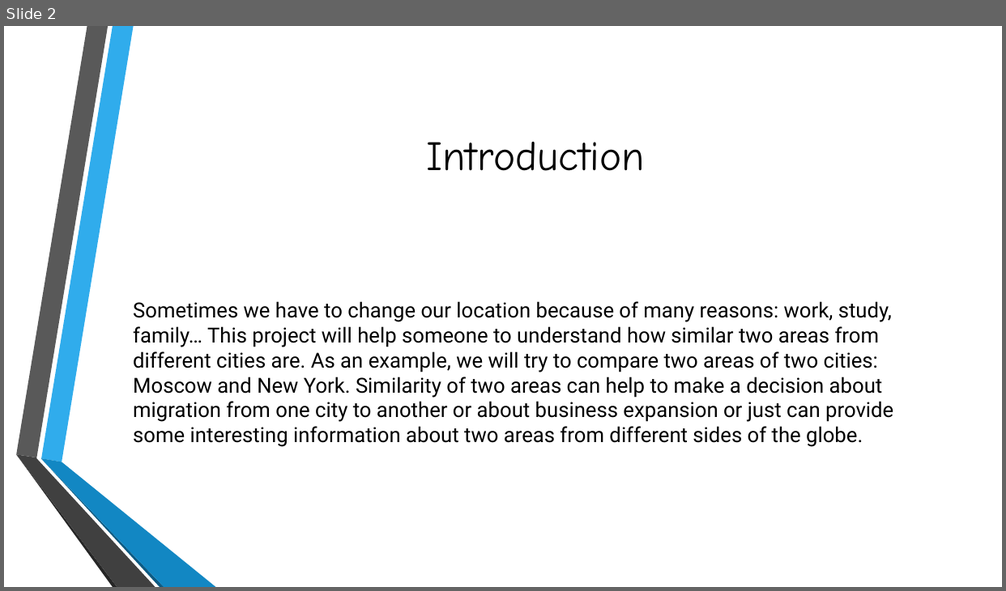
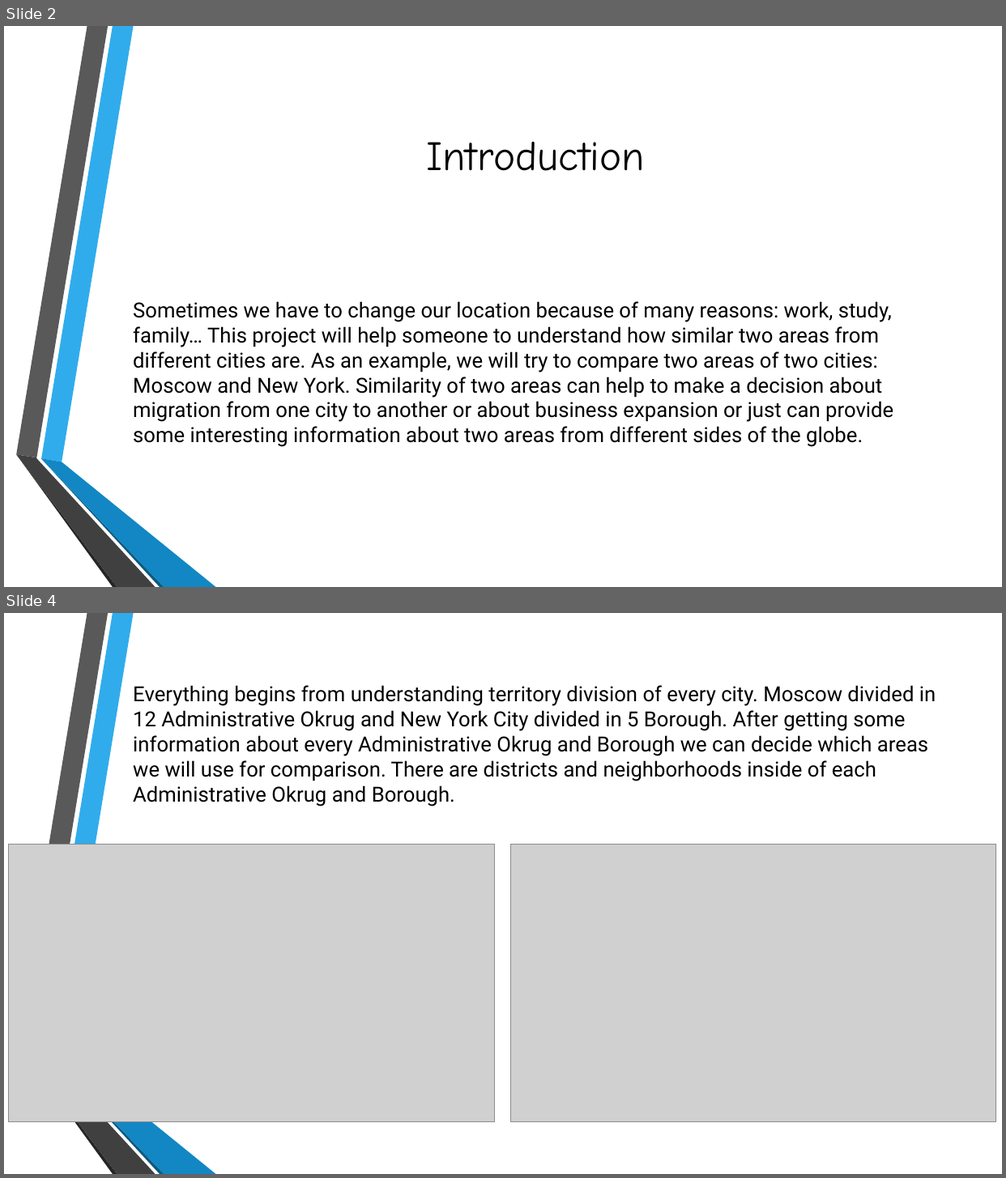
Before and after one commit to xzeqtr/Coursera_IBM_Data_Science, a slide deck: Final/Final.pptx. Shown one above the other, each under a label of ours: slide 2 before the commit, slides 2 and 4 after it; the slides between them are not shown. The pictures are 1006x591 and 1006x1178 pixels, drawn with LibreOffice and Linux fonts; fonts in the diff are those of the drawing; grey boxes stand for pictures; background and template pictures are left out. Boxes give left, top, right and bottom in pixels: in the first picture for what was removed or moved away, otherwise in the second. Text is boxed around its words. In the diff, an @@ line names an element or a change of style, - is before the commit and + after.

```diff
--- a/Final/Final.pptx
+++ b/Final/Final.pptx
@@ slide 4 added at (x1=4, y1=613, x2=1002, y2=1174), background picture (left out); not listed: 6 template elements that a slide beside it also shows @@
@@ text added at (x1=133, y1=685, x2=936, y2=807), 20 pt, text #000000 @@
+Everything begins from understanding territory division of every city. Moscow divided in 12 Administrative Okrug and New York City divided in 5 Borough. After getting some information about every Administrative Okrug and Borough we can decide which areas we will use for comparison. There are districts and neighborhoods inside of each Administrative Okrug and Borough.
@@ picture added at (x1=9, y1=845, x2=494, y2=1122) @@
@@ picture added at (x1=511, y1=845, x2=997, y2=1122) @@
```
Also in this commit, not shown: 1 slide changed, 1 other slide added.
